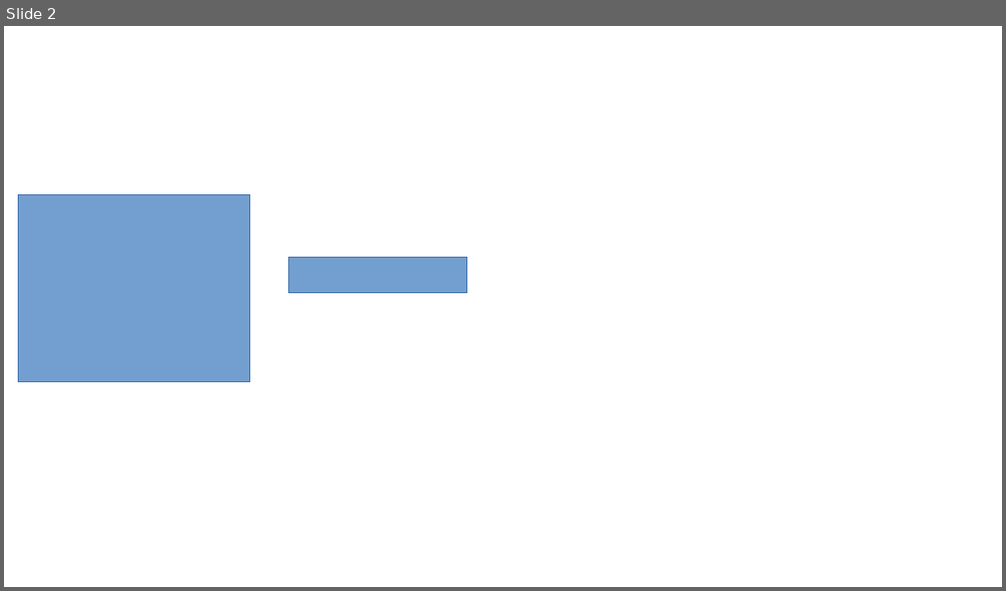
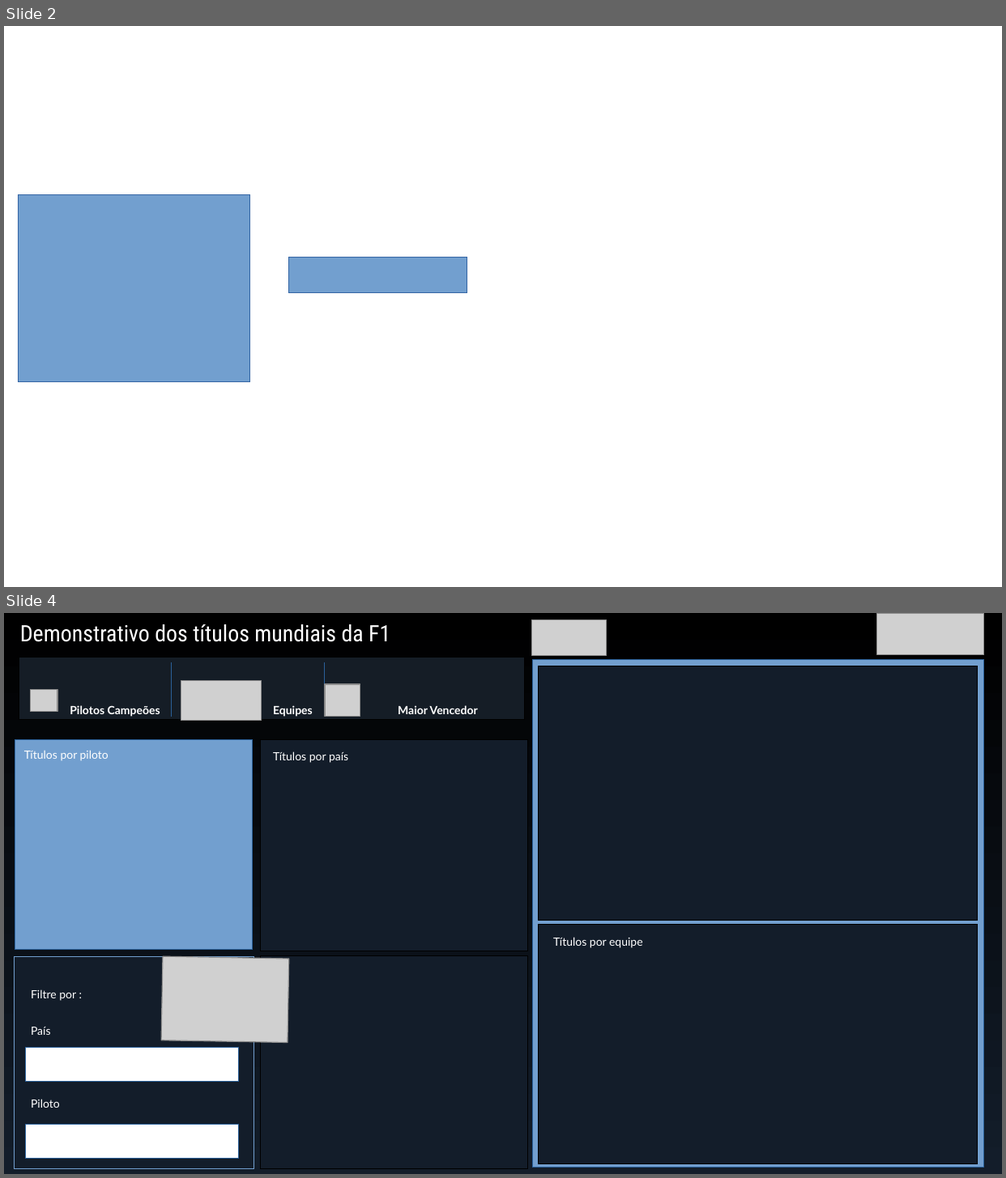
Before and after one commit to rondinellyr/prjCampeosF1, a slide deck: powerbi/Modelo Graficos.odp. Shown one above the other, each under a label of ours: slide 2 before the commit, slides 2 and 4 after it; the slides between them are not shown. The pictures are 1006x591 and 1006x1178 pixels, drawn with LibreOffice and Linux fonts; fonts in the diff are those of the drawing; grey boxes stand for pictures; background and template pictures are left out. Boxes give left, top, right and bottom in pixels: in the first picture for what was removed or moved away, otherwise in the second. Text is boxed around its words. In the diff, an @@ line names an element or a change of style, - is before the commit and + after.

Commit message:
Adição das fotos dos pilotos

```diff
--- a/powerbi/Modelo Graficos.odp
+++ b/powerbi/Modelo Graficos.odp
@@ slide 4 added at (4, 613, 1002, 1174), background gradient #000000 to #131D2A @@
@@ text added at (20, 624, 390, 642), 18 pt, text #FFFFFF @@
+Demonstrativo dos títulos mundiais da F1
@@ picture added at (532, 620, 606, 656) @@
@@ picture added at (878, 613, 985, 654) @@
@@ rectangle added at (19, 658, 525, 720), fill #151D26, outline #000000 0 pt @@
@@ rectangle added at (533, 659, 985, 1168), fill #729FCF, outline #2A6099 0 pt @@
@@ line added from (172, 662) to (172, 716), #2A6099 0 pt @@
@@ picture added at (181, 681, 262, 721) @@
@@ line added from (325, 662) to (325, 716), #2A6099 0 pt @@
@@ picture added at (325, 684, 360, 717) @@
@@ rectangle added at (539, 666, 978, 921), fill #131D2A, outline #000000 0 pt @@
@@ picture added at (30, 689, 57, 711) @@
@@ text added at (70, 705, 160, 717), 9 pt, text #FFFFFF, bold @@
+Pilotos Campeões
@@ text added at (273, 705, 313, 717), 9 pt, text #FFFFFF, bold @@
+Equipes
@@ text added at (398, 705, 478, 714), 9 pt, text #FFFFFF, bold @@
+Maior Vencedor
@@ rectangle added at (15, 740, 252, 949), fill #729FCF, outline #2A6099 0 pt @@
@@ text added at (24, 750, 108, 761), 9 pt, text #FFFFFF @@
+Títulos por piloto
@@ rectangle added at (260, 740, 527, 952), fill #131D2A, outline #000000 0 pt @@
@@ text added at (273, 752, 348, 763), 9 pt, text #FFFFFF @@
+Títulos por país
@@ rectangle added at (539, 926, 978, 1165), fill #131D2A, outline #000000 0 pt @@
@@ text added at (553, 937, 643, 948), 9 pt, text #FFFFFF @@
+Títulos por equipe
@@ picture added at (162, 957, 290, 1043) @@
@@ rectangle added at (260, 956, 527, 1170), fill #131D2A, outline #000000 0 pt @@
@@ group added at (15, 957, 254, 1169): 3 texts, 2 rectangles, 1 freeform shape @@
+Filtre por :
+País
+Piloto
```
Also in this commit, not shown: 1 other slide added, 6 other files.
